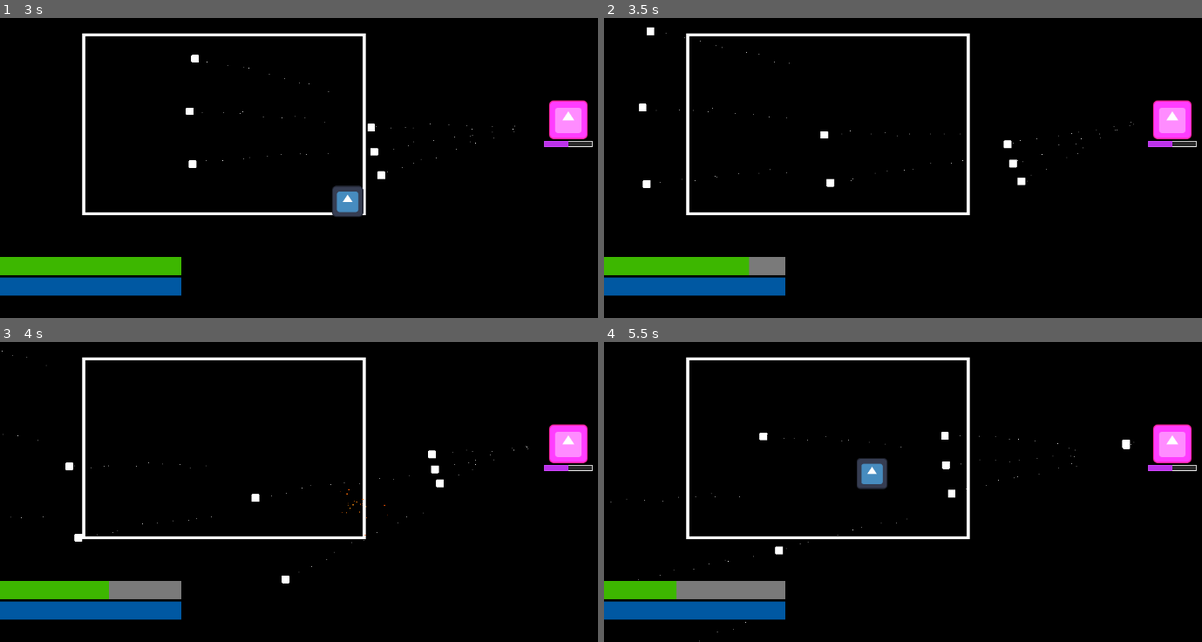
Above: before the commit, frames 1-4 (two rows, left to right).
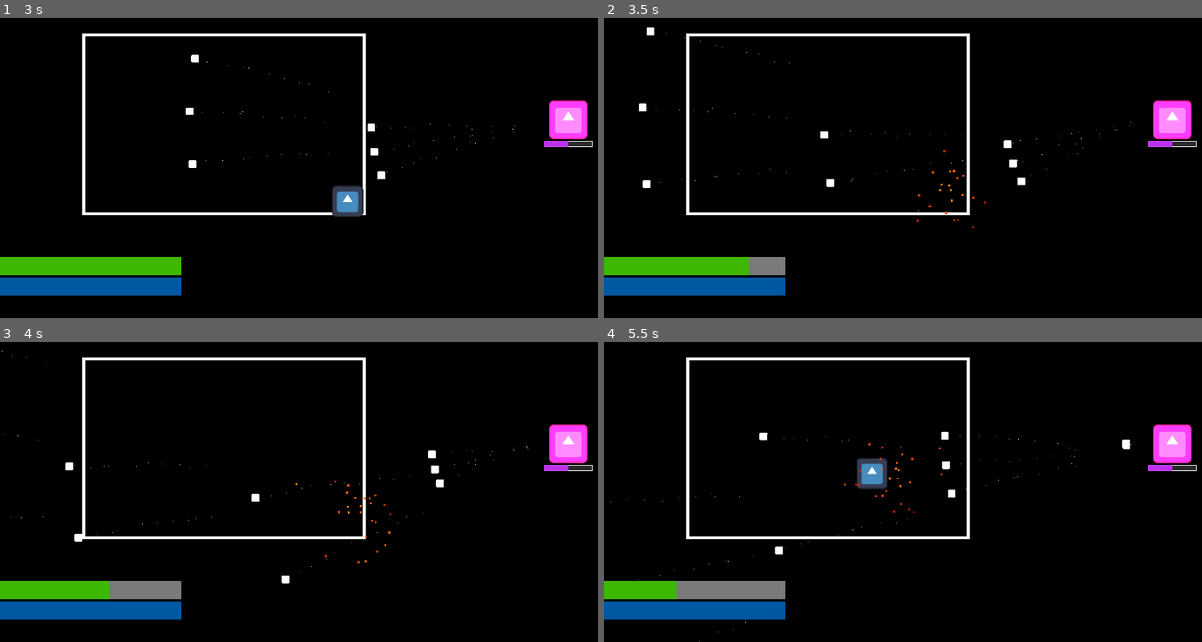
Above: after the commit, the same moments.

Repository: kriegueur/shovel_jam
Game: Godot game, scene res://scenes/battle_scene.tscn
Two runs of this game, one before a commit and one after it. Both use one fixed random seed, a clock stepped at 60 frames per second and the inputs below. The engine's default icon, where the game draws it, is replaced by a stand-in: a white triangle on a blue panel in a dark square.
Inputs:
- Up to frame 1 (3 s): click "Attack" at 0.5 s; tap Enter (ui_accept) at 1.25, 1.52, 2.27 s; hold D (right) 1.28-2.03 s; tap Shift (dash) at 1.35, 2.1, 2.85 s; hold S (down) 2.03-2.78 s; hold D (right) from 2.78 s (still down)
- Up to frame 2 (3.5 s): keep holding D (right)
- Up to frame 3 (4 s): release D (right) at 3.53 s; hold Up (ui_up) from 3.53 s (still down); tap Shift (dash) at 3.6 s; tap Enter (ui_accept) at 3.77 s
- Up to frame 4 (5.5 s): release Up (ui_up) at 4.28 s; hold A (left) from 4.28 s (still down); tap Shift (dash) at 4.35, 5.1 s; tap Enter (ui_accept) at 4.52, 5.27 s

Frame 1 is identical in both runs. In frame 2, less than 0.1% of the frame differs, in the area x 52-64%, y 43-71%; in frame 3, 0.1%, in the area x 49-66%, y 46-74%; in frame 4, less than 0.1%.

Commit message:
fix(recovery_projectile_handler): better explosion display

Diff:
--- a/scripts/projectile_component.gd
+++ b/scripts/projectile_component.gd
@@ -23,36 +23,26 @@
 	return gradient
 
 func destroy_projectile(hit_position: Vector2):
-	var parent_projectile = get_parent()
 	var particles = CPUParticles2D.new()
-	parent_projectile.cleanse()
+	parent.cleanse()
 
-	parent_projectile.add_child(particles)
+	parent.add_child(particles)
 	particles.global_position = hit_position
 
 	particles.emitting = true
-	particles.amount = 60
-	particles.lifetime = 0.8
+	particles.amount = 30
+	particles.lifetime = 0.5
 	particles.emission_shape = CPUParticles2D.EMISSION_SHAPE_SPHERE
-	particles.emission_sphere_radius = 2.0
+	particles.emission_sphere_radius = 5.0
 	particles.direction = Vector2(1, 0)
 	particles.spread = 360.0
-	particles.initial_velocity_min = 80.0
+	particles.initial_velocity_min = 180.0
 	particles.initial_velocity_max = 200.0
-	particles.scale_amount_min = 0.8
-	particles.scale_amount_max = 2.0
+	particles.scale_amount_min = 2.8
+	particles.scale_amount_max = 4.0
 	particles.color = Color(1.0, 0.6, 0.1, 1.0)
-	particles.gravity = Vector2(0, 50)
-	particles.linear_accel_min = -100.0
-	particles.linear_accel_max = -50.0
+	particles.gravity = Vector2(0, 0)
+	particles.linear_accel_min = -10.0
+	particles.linear_accel_max = -5.0
 	particles.color_ramp = create_explosion_gradient()
-
-	var timer = Timer.new()
-	get_parent().add_child(timer)
-	timer.wait_time = 0.3
-	timer.one_shot = true
-	timer.timeout.connect(func():
-		particles.queue_free()
-		timer.queue_free()
-	)
-	timer.start()
+	particles.one_shot = true
